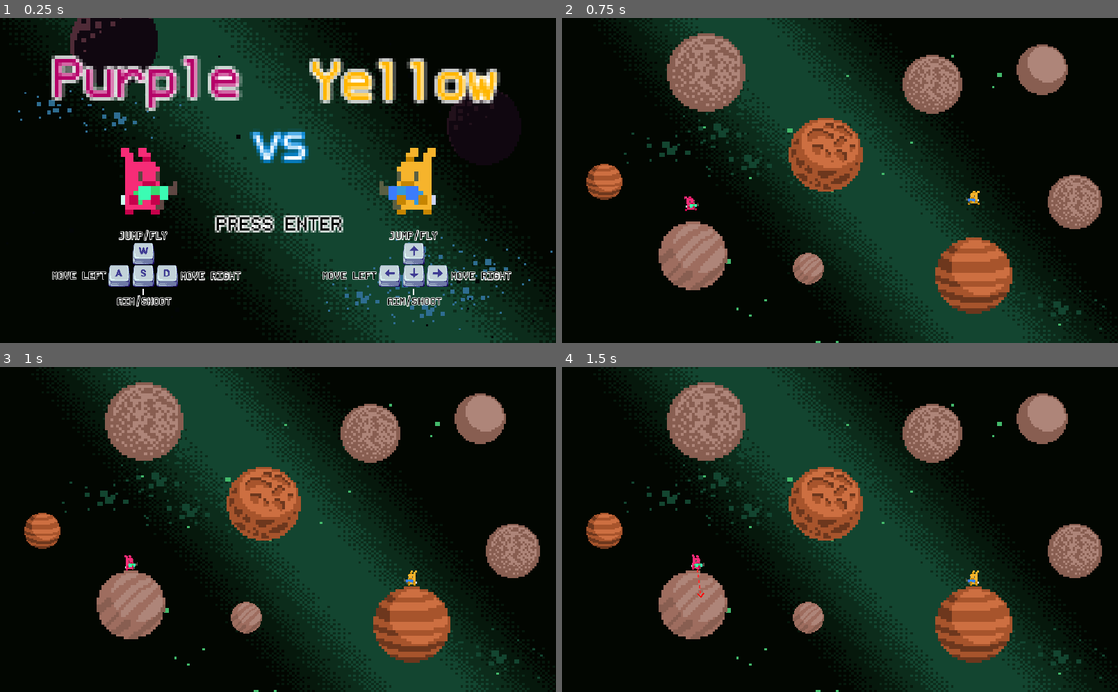
Above: before the commit, frames 1-4 (two rows, left to right).
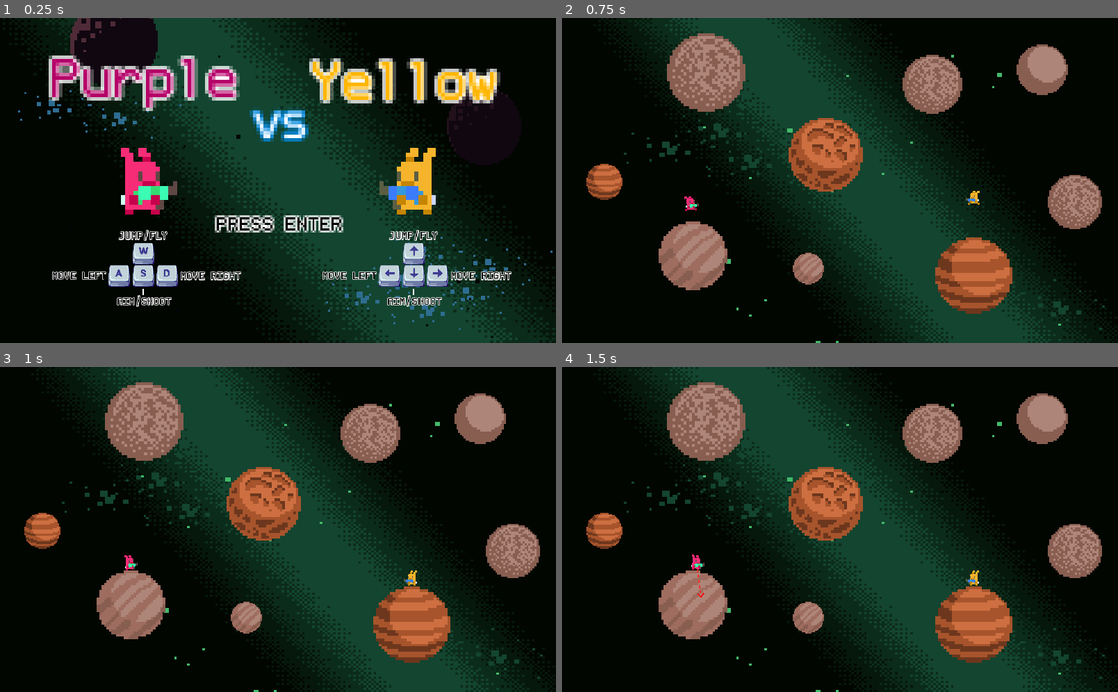
Above: after the commit, the same moments.

Repository: RichoM/Purple-vs-Yellow
Game: Godot game, scene res://menu.tscn
The game is run twice, just before and just after one commit, with the same random seed, the same clock (stepped at 60 frames per second) and the same inputs.
Inputs (mouse positions are in pixels of both pictures, inside the frame that each line leads up to):
- Up to frame 1 (0.25 s): no input
- Up to frame 2 (0.75 s): click "PRESS ENTER" at 0.5 s
- Up to frame 3 (1 s): no input
- Up to frame 4 (1.5 s): tap Enter at 1.25 s; move the mouse to (962, 513) at 1.27 s; hold D (p0_right) from 1.28 s (still down); tap S (p0_action) at 1.35 s

The runs differ from the first frame. In frame 1, 3.7% of the frame differs, in the area x 8-56%, y 11-45%; in frame 2, nothing differs; in frame 3, nothing differs; in frame 4, nothing differs.

Commit message:
Moved title a little

Diff:
--- a/menu.tscn
+++ b/menu.tscn
@@ -135,10 +135,10 @@
 zoom = Vector2( 0.2, 0.2 )
 
 [node name="Label" type="Label" parent="."]
-margin_left = -18.857
-margin_top = -25.1366
-margin_right = 21.143
-margin_bottom = 6.86334
+margin_left = -19.093
+margin_top = -32.7998
+margin_right = 20.907
+margin_bottom = -0.799864
 rect_pivot_offset = Vector2( 20, 16 )
 custom_fonts/font = SubResource( 8 )
 text = "vs"
@@ -148,9 +148,9 @@
 }
 
 [node name="Label2" type="Label" parent="."]
-margin_left = -81.8945
+margin_left = -83.8945
 margin_top = -48.0525
-margin_right = -12.8945
+margin_right = -11.8945
 margin_bottom = -16.0525
 rect_pivot_offset = Vector2( 20, 16 )
 custom_fonts/font = SubResource( 9 )
